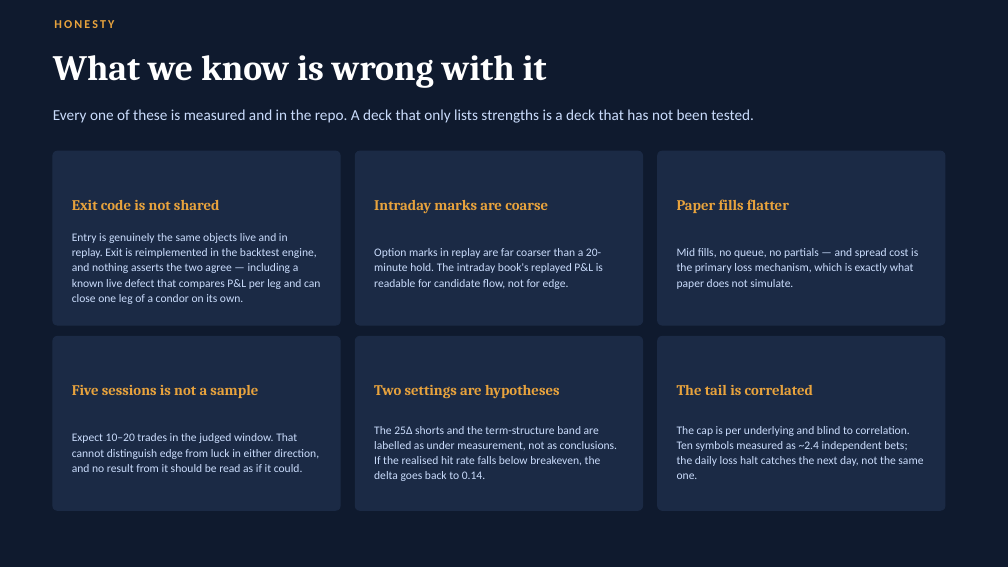
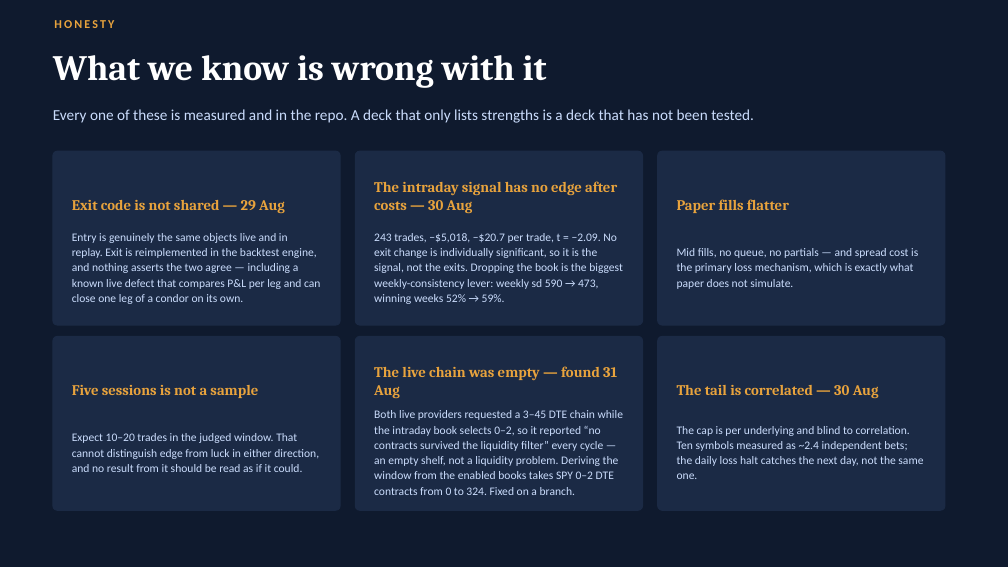
Before and after one commit to hivan04/alpaca-hackathon, a slide deck: slide 14 of docs/options-agent-strategy.pptx. Drawn at 1008x567 pixels with LibreOffice and Linux fonts; fonts in the diff are those of the drawing. Boxes give left, top, right and bottom in pixels: in the first picture for what was removed or moved away, otherwise in the second. Text is boxed around its words. In the diff, an @@ line names an element or a change of style, - is before the commit and + after.

```diff
--- a/docs/options-agent-strategy.pptx
+++ b/docs/options-agent-strategy.pptx
@@ text at (72,200,285,213): text changed @@
-Exit code is not shared
+Exit code is not shared — 29 Aug
@@ text at (374,181,617,213): text changed @@
-Intraday marks are coarse
+The intraday signal has no edge after costs — 30 Aug
@@ text at (374,233,623,304): text changed @@
-Option marks in replay are far coarser than a 20-minute hold. The intraday book's replayed P&L is readable for candidate flow, not for edge.
+243 trades, −$5,018, −$20.7 per trade, t = −2.09. No exit change is individually significant, so it is the signal, not the exits. Dropping the book is the biggest weekly-consistency lever: weekly sd 590 → 473, winning weeks 52% → 59%.
@@ text at (374,366,617,398): text changed @@
-Two settings are hypotheses
+The live chain was empty — found 31 Aug
@@ text at (677,385,879,398): text changed @@
-The tail is correlated
+The tail is correlated — 30 Aug
@@ text at (374,410,623,495): text changed @@
-The 25Δ shorts and the term-structure band are labelled as under measurement, not as conclusions. If the realised hit rate falls below breakeven, the delta goes back to 0.14.
+Both live providers requested a 3–45 DTE chain while the intraday book selects 0–2, so it reported “no contracts survived the liquidity filter” every cycle — an empty shelf, not a liquidity problem. Deriving the window from the enabled books takes SPY 0–2 DTE contracts from 0 to 324. Fixed on a branch.
```
Also in this commit, not shown: 5 other slides changed, 26 other files.
